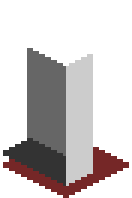
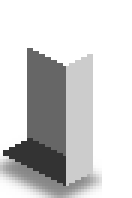
Before/after of a 132×198 layered artwork. What changed in the layer stack:
added layer "Shadow copy" (60%) above "Bottom" over [0, 147, 102, 198]
hid "Bottom" over [3, 147, 129, 198]
